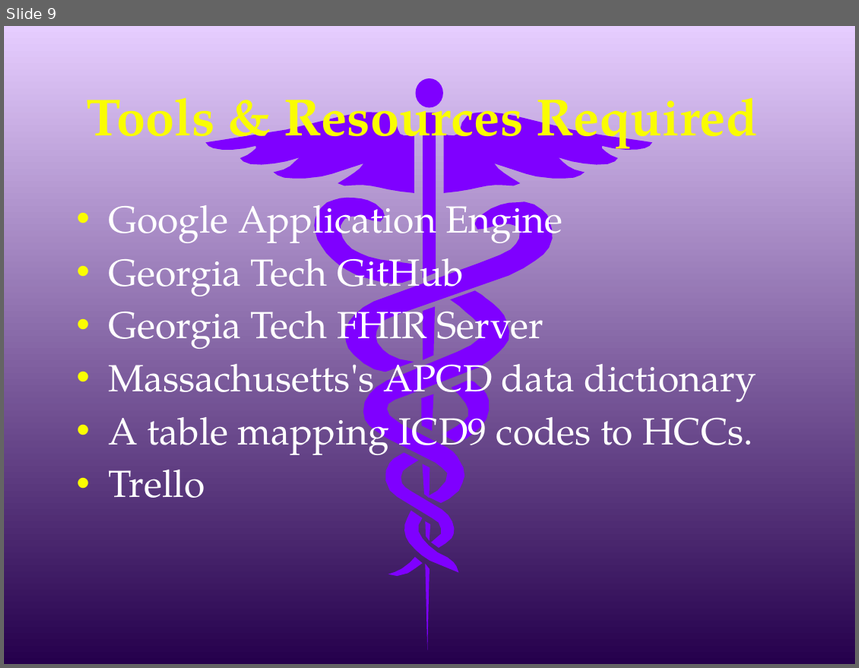
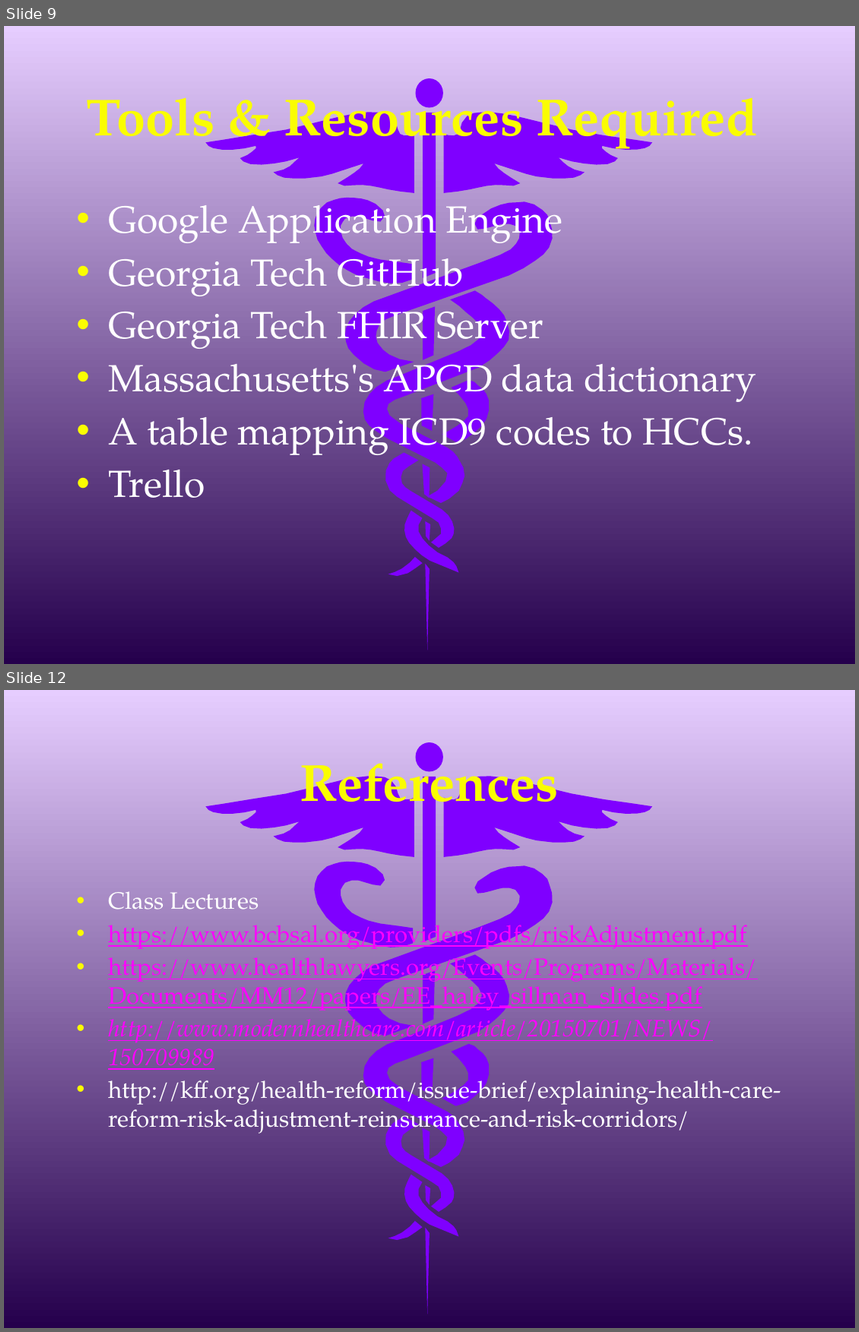
Before and after one commit to AnjaGuillory/FHIRED_Up, a slide deck: Team Deliverable 1/ACA Risk Adjustment EHR Enhancement.pptx. Shown one above the other, each under a label of ours: slide 9 before the commit, slides 9 and 12 after it; the slides between them are not shown. The pictures are 859x668 and 859x1332 pixels, drawn with LibreOffice and Linux fonts; fonts in the diff are those of the drawing. Boxes give left, top, right and bottom in pixels: in the first picture for what was removed or moved away, otherwise in the second. Text is boxed around its words. In the diff, an @@ line names an element or a change of style, - is before the commit and + after.

```diff
--- a/Team Deliverable 1/ACA Risk Adjustment EHR Enhancement.pptx
+++ b/Team Deliverable 1/ACA Risk Adjustment EHR Enhancement.pptx
@@ slide 12 added at (4,690,855,1328), background gradient #E6CDFF to #4B0097; not listed: 16 template elements that a slide beside it also shows @@
@@ title added at (300,746,559,819), 44 pt, text #FAFD00, bold @@
+References
@@ text added at (108,891,781,1136), 20 pt, text #FF00FF, underline @@
+• Class Lectures
+• https://www.bcbsal.org/providers/pdfs/riskAdjustment.pdf
+• https://www.healthlawyers.org/Events/Programs/Materials/Documents/MM12/papers/EE_haley_sillman_slides.pdf
+• http://www.modernhealthcare.com/article/20150701/NEWS/150709989
+• http://kff.org/health-reform/issue-brief/explaining-health-care-reform-risk-adjustment-reinsurance-and-risk-corridors/
```
Also in this commit, not shown: 6 slides changed, 1 other slide added, 1 slide removed, 2 other files.
